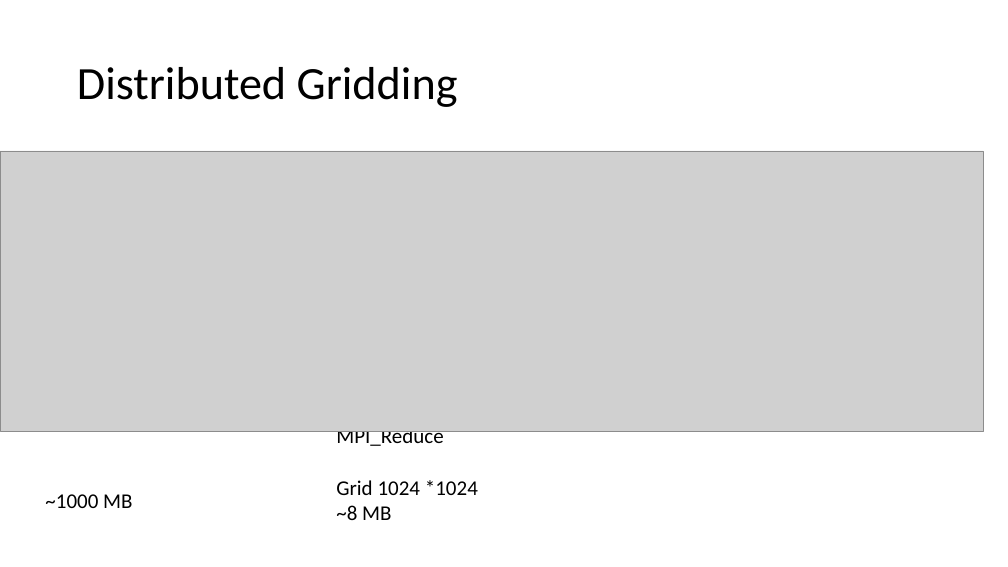
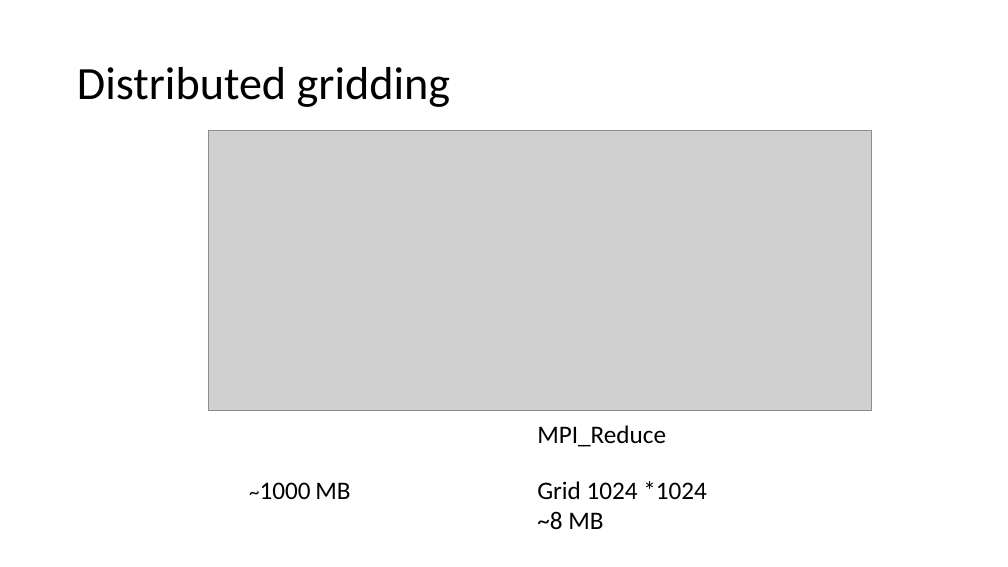
Before and after one commit to lord-blueberry/p9-doc, a slide deck: slide 6 of SKA-Days/pp.pptx. Drawn at 1008x567 pixels with LibreOffice and Linux fonts; fonts in the diff are those of the drawing; grey boxes stand for pictures. Boxes give left, top, right and bottom in pixels: in the first picture for what was removed or moved away, otherwise in the second. Text is boxed around its words. In the diff, an @@ line names an element or a change of style, - is before the commit and + after.

```diff
--- a/SKA-Days/pp.pptx
+++ b/SKA-Days/pp.pptx
@@ title at box(77, 67, 450, 107): text changed @@
-Distributed Gridding
+Distributed gridding
@@ picture: place and size @@
-picture at box(0, 151, 984, 432)
+picture at box(209, 131, 872, 411)
@@ text "MPI_Reduce" at box(537, 425, 666, 447): size 20 to 24 pt @@
@@ text "MPI_Reduce": place and size @@
-text "MPI_Reduce" at box(336, 426, 443, 446)
+text "MPI_Reduce" at box(537, 425, 666, 447)
@@ text "~1000 MB": place and size @@
-text "~1000 MB" at box(45, 494, 132, 508)
+text "~1000 MB" at box(260, 482, 350, 499)
@@ text "~1000 MB" at box(260, 482, 350, 499): size 20 to 24 pt in "~1000 MB" @@
@@ text "Grid 1024 *1024": place and size @@
-text "Grid 1024 *1024" at box(336, 480, 478, 520)
+text "Grid 1024 *1024" at box(537, 481, 707, 530)
@@ text "Grid 1024 *1024" at box(537, 481, 707, 530): size 20 to 24 pt @@
```
Also in this commit, not shown: 10 other slides changed, 5 slides added, 2 slides removed, 6 other files.
